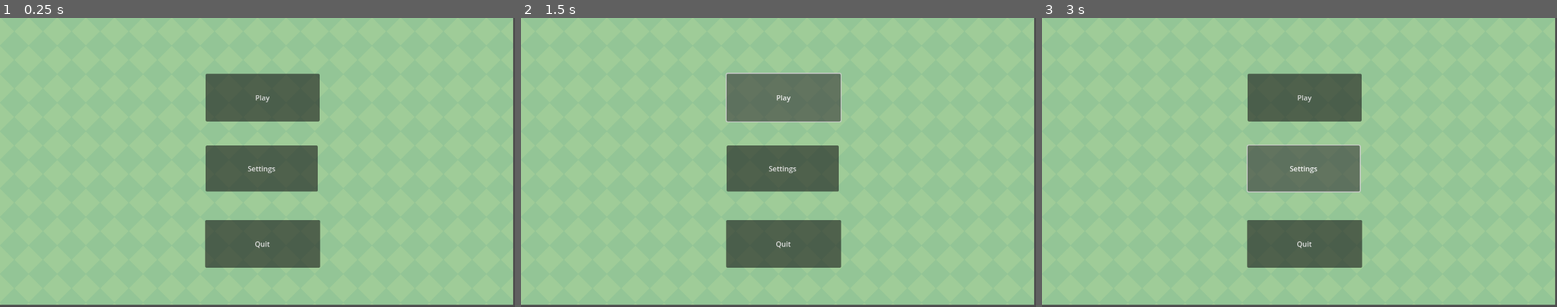
Above: before the commit, frames 1-3 (left to right).
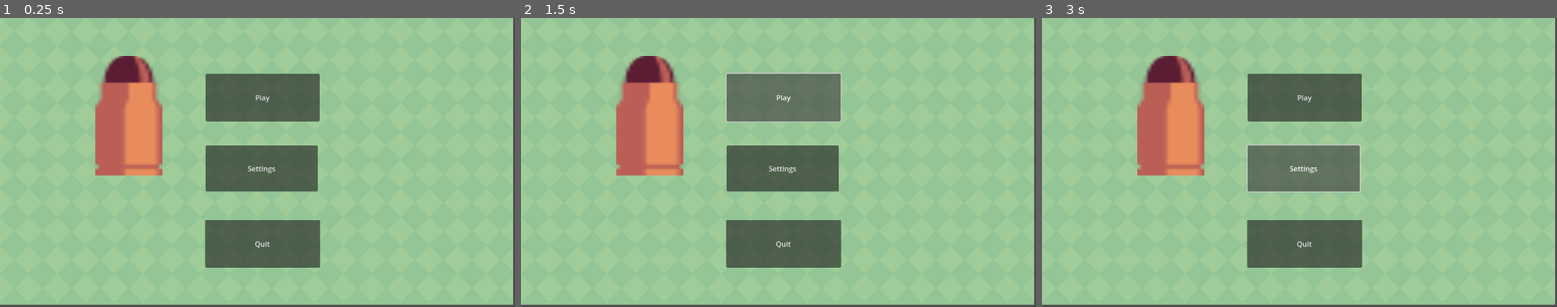
Above: after the commit, the same moments.

Repository: Ignacy2408/2d-Shooter
Game: Godot game, scene res://main.tscn
Same seed, same stepped clock (60 frames per second), same inputs: the game is played once before the commit and once after it.
Inputs:
- Up to frame 1 (0.25 s): no input
- Up to frame 2 (1.5 s): click "Play" at 0.5 s; click "Play" at 1.25 s
- Up to frame 3 (3 s): click "Play" at 2 s; click "Settings" at 2.75 s

The runs differ from the first frame. In frame 1, 4.9% of the frame differs, in the area x 18-32%, y 13-55%; in frame 2, 4.9%; in frame 3, 4.9%.

Commit message:
third commit

Diff:
--- a/main.tscn
+++ b/main.tscn
@@ -1,6 +1,7 @@
-[gd_scene load_steps=2 format=3 uid="uid://dmswjmrkgrc7j"]
+[gd_scene load_steps=3 format=3 uid="uid://dmswjmrkgrc7j"]
 
 [ext_resource type="Texture2D" uid="uid://7mwuqbi3ykln" path="res://Free/Background/Green.png" id="1_td344"]
+[ext_resource type="Texture2D" uid="uid://c341fhqfs4aa8" path="res://guns_gameassets/PNG/medium_bullet.png" id="2_7p7ro"]
 
 [node name="main" type="Node2D"]
 
@@ -48,3 +49,8 @@
 "
 icon_alignment = 1
 expand_icon = true
+
+[node name="MediumBullet" type="Sprite2D" parent="."]
+position = Vector2(288, 219)
+scale = Vector2(7.5, 4.62069)
+texture = ExtResource("2_7p7ro")
